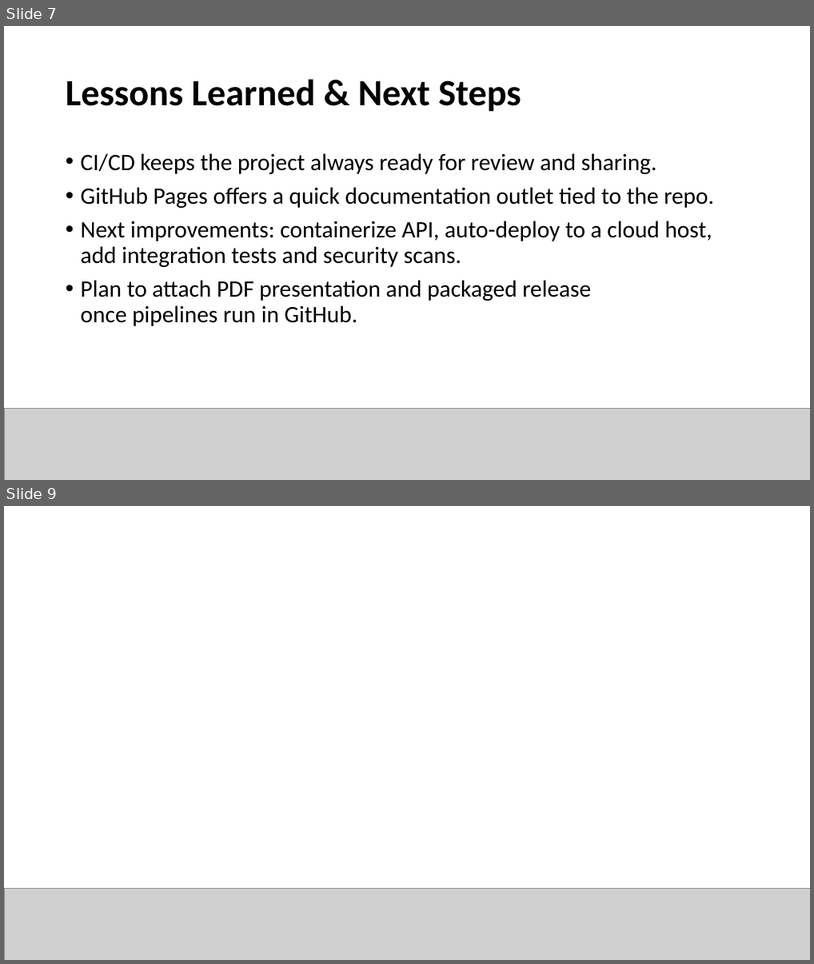
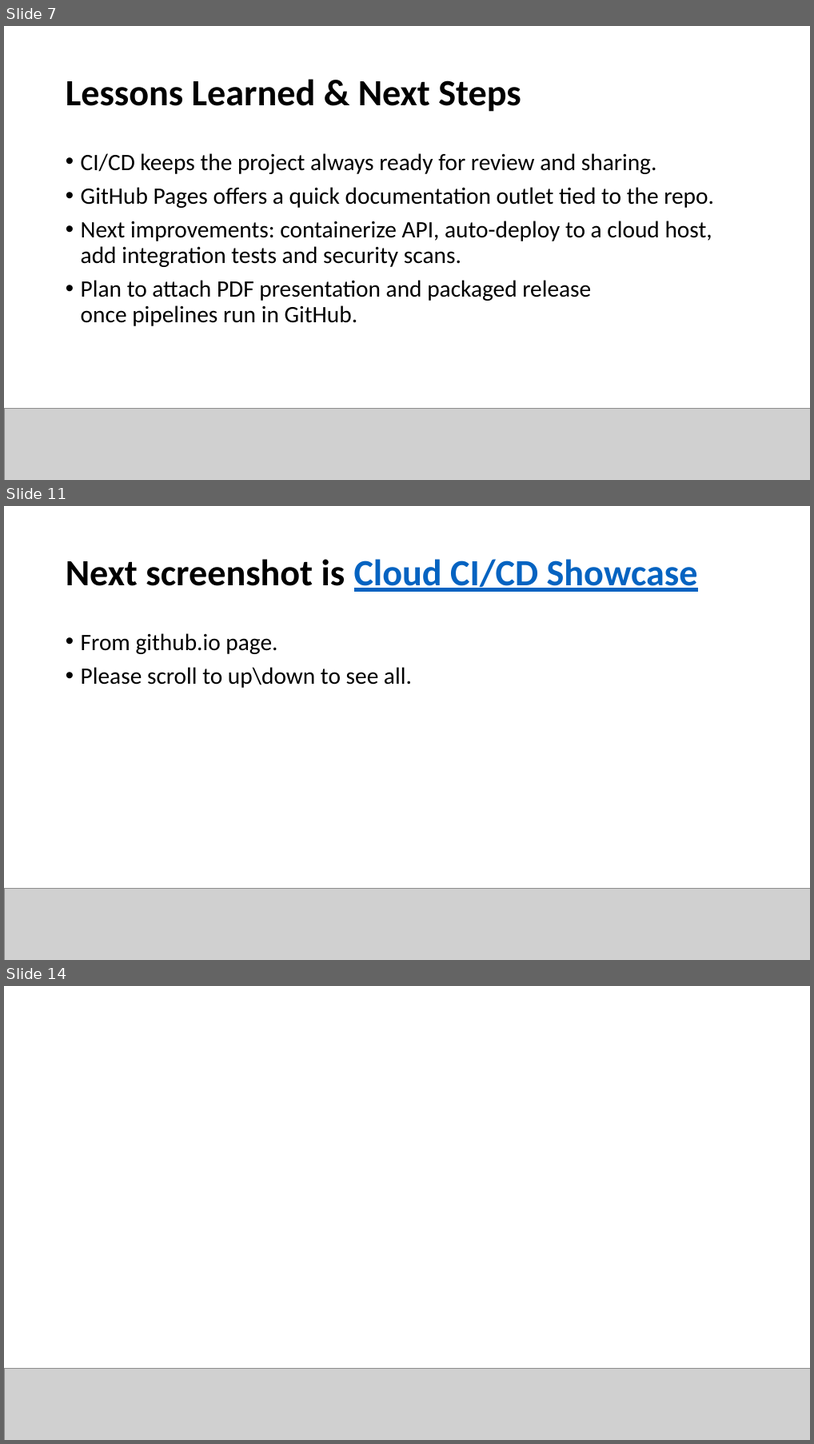
Before and after one commit to NPaugust/cloud-ci-showcase, a slide deck: Cloud Computing.pptx. Shown one above the other, each under a label of ours: slides 7 and 9 before the commit, slides 7, 11 and 14 after it; the slides between them are not shown. The pictures are 814x964 and 814x1444 pixels, drawn with LibreOffice and Linux fonts; fonts in the diff are those of the drawing; grey boxes stand for pictures; background and template pictures are left out. Boxes give left, top, right and bottom in pixels: in the first picture for what was removed or moved away, otherwise in the second. Text is boxed around its words. In the diff, an @@ line names an element or a change of style, - is before the commit and + after.

```diff
--- a/Cloud Computing.pptx
+++ b/Cloud Computing.pptx
@@ slide 11 added at bbox=[4, 506, 810, 960], background #FFFFFF @@
@@ title added at bbox=[66, 559, 698, 592], 44 pt, text #0563C1, bold, underline @@
+Next screenshot is Cloud CI/CD Showcase
@@ text added at bbox=[81, 633, 412, 688], 28 pt, text #000000 @@
+• From github.io page.
+• Please scroll to up\down to see all.
@@ picture added at bbox=[4, 888, 810, 960] @@
@@ what was slide 9 is now slide 14 @@
```
Also in this commit, not shown: 2 slides changed, 6 other slides added, 1 slide removed.
